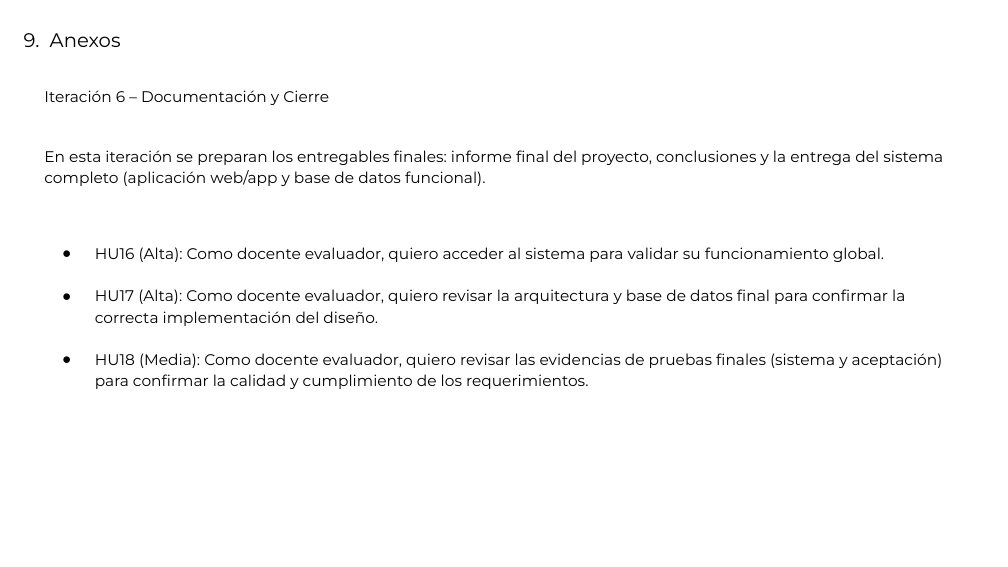
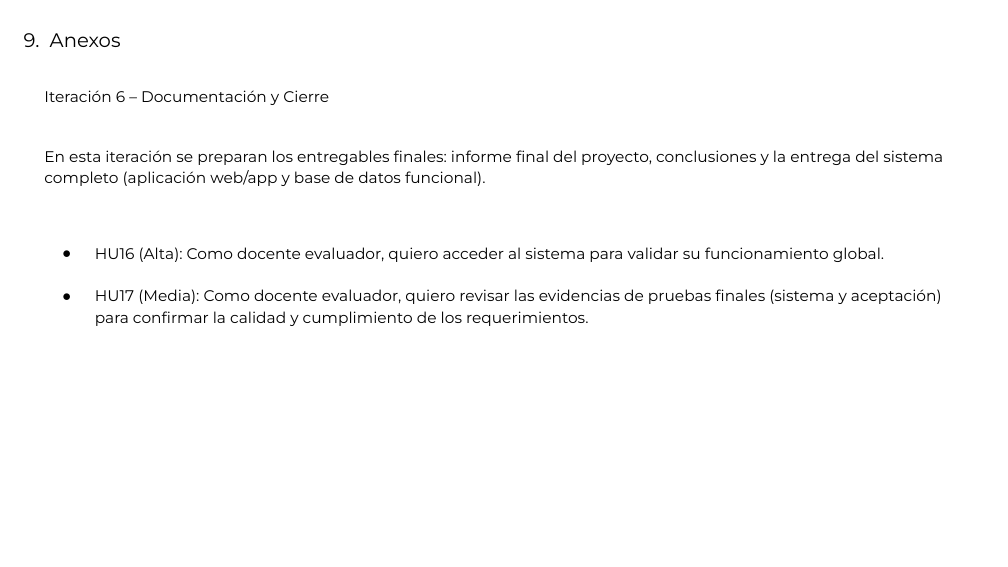
Before and after one commit to mauriciopinavalenzuela/CAPSTONE, a slide deck: slide 17 of DOCUMENTOS FASE1/evidencias grupales/Presentación_Proyecto.pptx. Drawn at 1008x567 pixels with LibreOffice and Linux fonts; fonts in the diff are those of the drawing. Boxes give left, top, right and bottom in pixels: in the first picture for what was removed or moved away, otherwise in the second. Text is boxed around its words. In the diff, an @@ line names an element or a change of style, - is before the commit and + after.

Commit message:
Actualizar archivos DOCUMENTOS FASE1

```diff
--- a/DOCUMENTOS FASE1/evidencias grupales/Presentación_Proyecto.pptx
+++ b/DOCUMENTOS FASE1/evidencias grupales/Presentación_Proyecto.pptx
@@ text at (95, 289, 942, 326): text changed @@
-● HU17 (Alta): Como docente evaluador, quiero revisar la arquitectura y base de datos final para confirmar la correcta implementación del diseño.
-● HU18 (Media): Como docente evaluador, quiero revisar las evidencias de pruebas finales (sistema y aceptación) para confirmar la calidad y cumplimiento de los requerimientos.
+● HU17 (Media): Como docente evaluador, quiero revisar las evidencias de pruebas finales (sistema y aceptación) para confirmar la calidad y cumplimiento de los requerimientos.
```
